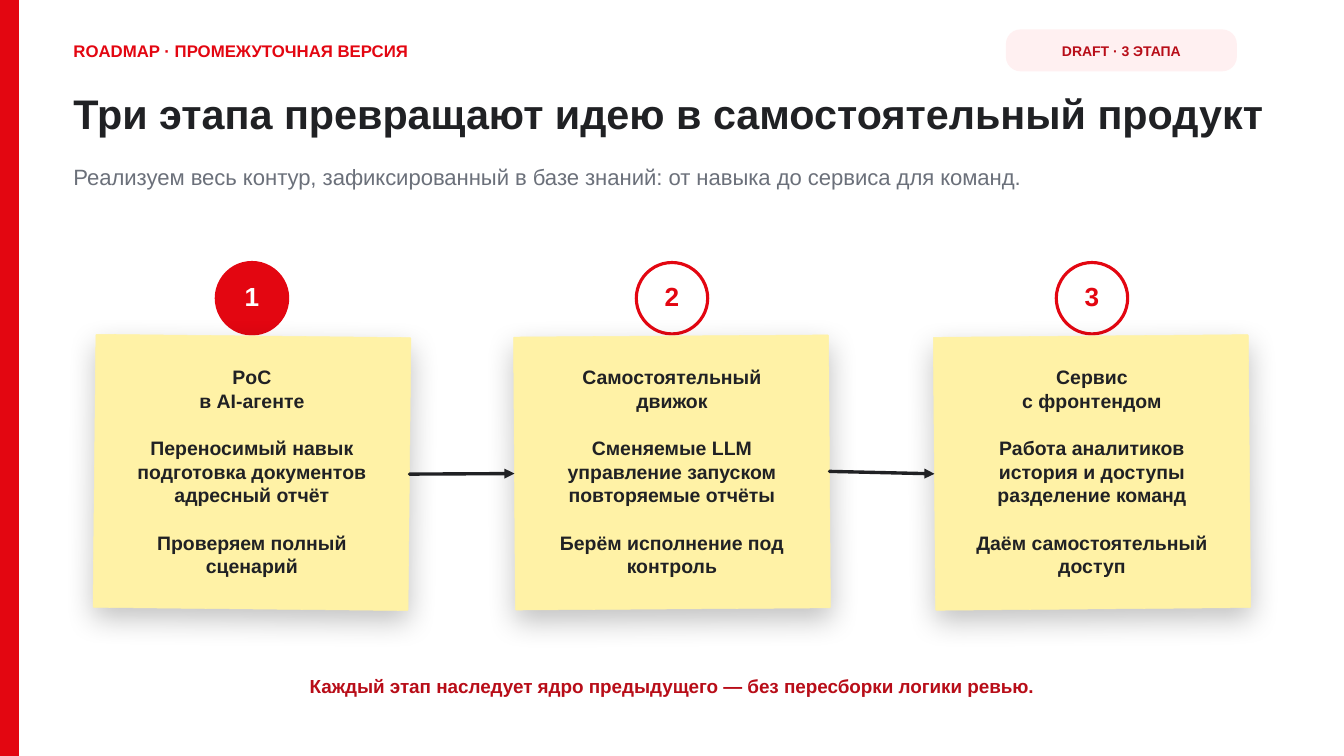
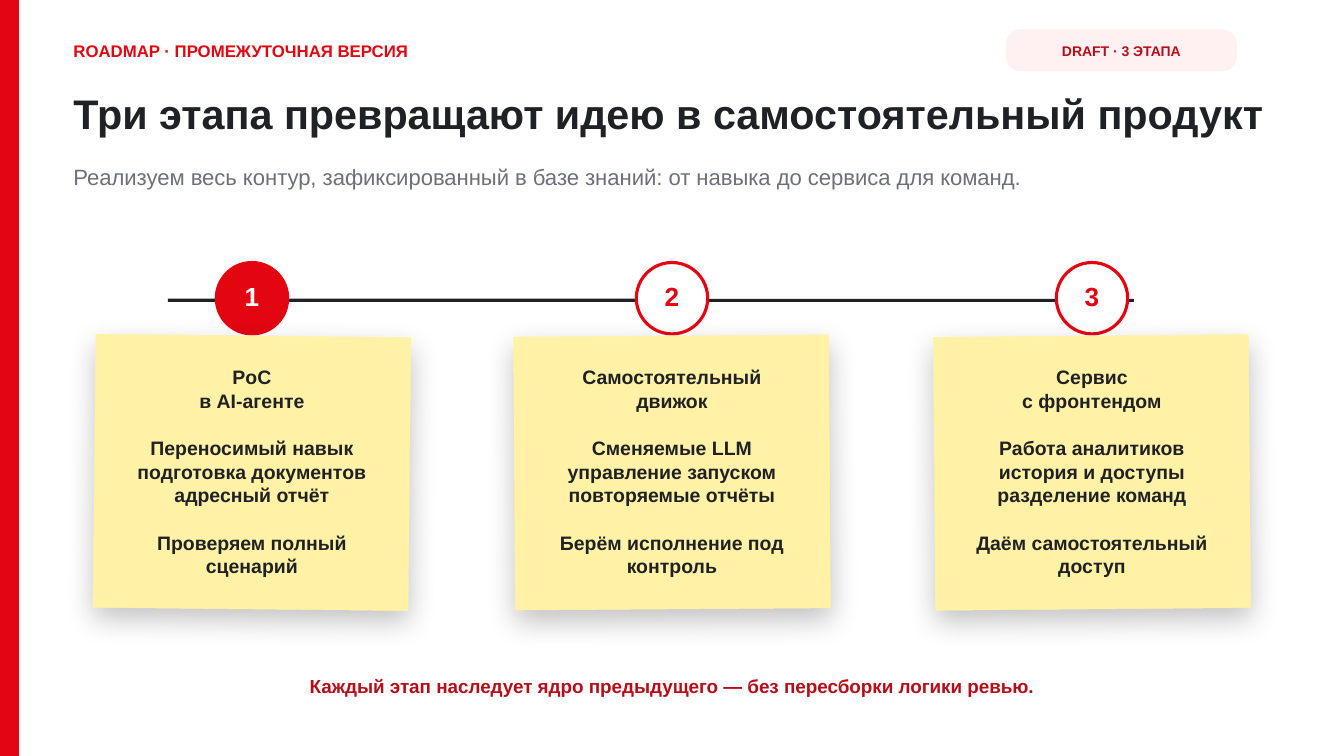
Before and after one commit to DanilaSaraev-git/MTS_TZ, a slide deck: slide 6 of output/presentations/AI-analytics-review-platform-MTS-DRAFT.pptx. Drawn at 1344x756 pixels with LibreOffice and Linux fonts; fonts in the diff are those of the drawing. Boxes give left, top, right and bottom in pixels: in the first picture for what was removed or moved away, otherwise in the second. Text is boxed around its words. In the diff, an @@ line names an element or a change of style, - is before the commit and + after.

Commit message:
Revert "draft: connect presentation process arrows"
This reverts commit 2215483468cb37b5541de4ec5da71b9f976ade28.

```diff
--- a/output/presentations/AI-analytics-review-platform-MTS-DRAFT.pptx
+++ b/output/presentations/AI-analytics-review-platform-MTS-DRAFT.pptx
@@ line added from (168, 300) to (1134, 300), #202124 2.25 pt @@
@@ arrow removed from (409, 474) to (514, 474) @@
@@ arrow removed from (830, 472) to (935, 474) @@
```
Also in this commit, not shown: 3 other slides changed.
